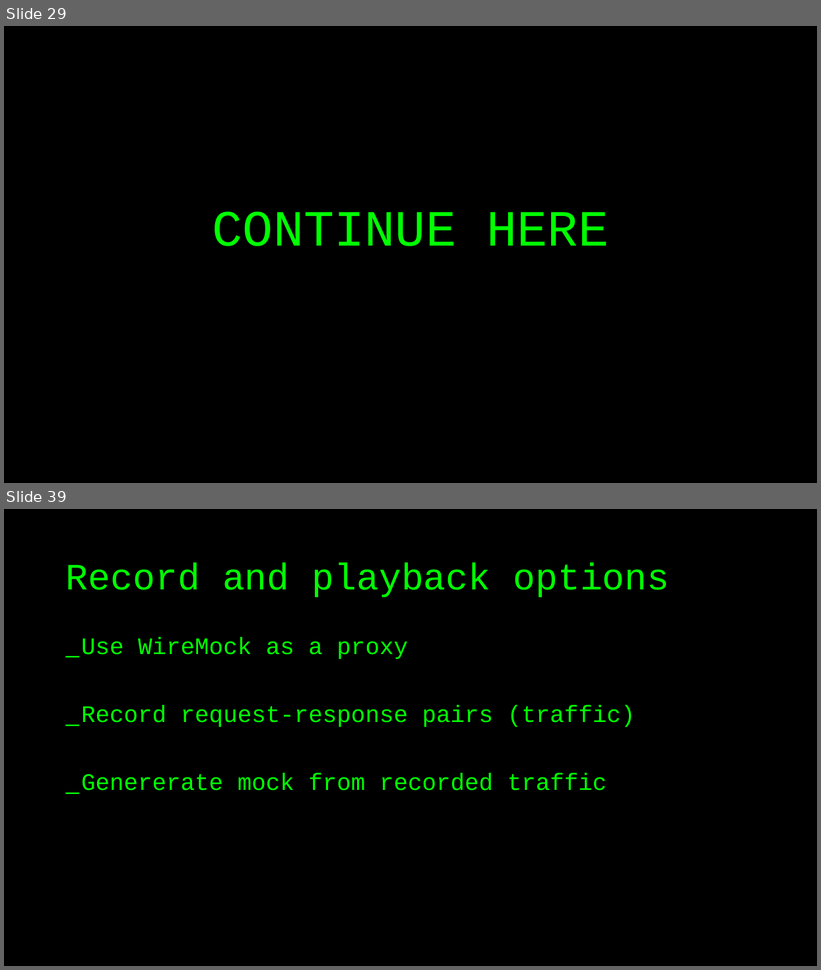
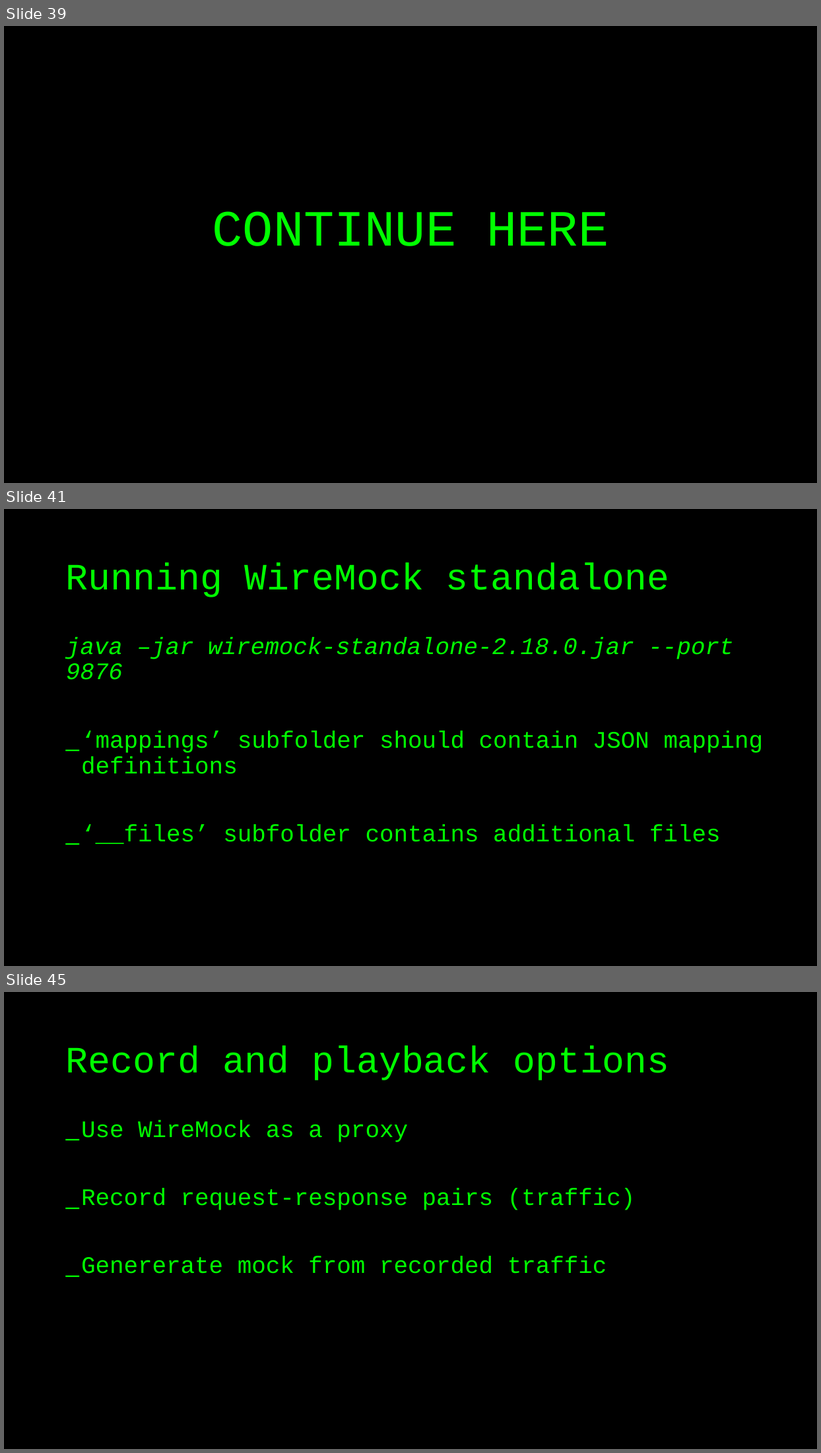
Before and after one commit to basdijkstra/wiremock-workshop, a slide deck: wiremock_workshop.pptx. Shown one above the other, each under a label of ours: slides 29 and 39 before the commit, slides 39, 41 and 45 after it; the slides between them are not shown. The pictures are 821x970 and 821x1453 pixels, drawn with LibreOffice and Linux fonts; fonts in the diff are those of the drawing. Boxes give left, top, right and bottom in pixels: in the first picture for what was removed or moved away, otherwise in the second. Text is boxed around its words. In the diff, an @@ line names an element or a change of style, - is before the commit and + after.

```diff
--- a/wiremock_workshop.pptx
+++ b/wiremock_workshop.pptx
@@ slide 41 added at (x1=4, y1=509, x2=817, y2=966), background #000000 @@
@@ title added at (x1=66, y1=562, x2=670, y2=597), 44 pt, text #00FF00 @@
+Running WireMock standalone
@@ text added at (x1=66, y1=637, x2=764, y2=844), 28 pt, text #00FF00 @@
+java –jar wiremock-standalone-2.18.0.jar --port 9876
+_ ‘mappings’ subfolder should contain JSON mapping definitions
+_ ‘__files’ subfolder contains additional files
@@ what was slide 29 is now slide 39 @@
@@ what was slide 39 is now slide 45 @@
```
Also in this commit, not shown: 3 slides changed, 6 other slides added, 1 slide removed.
